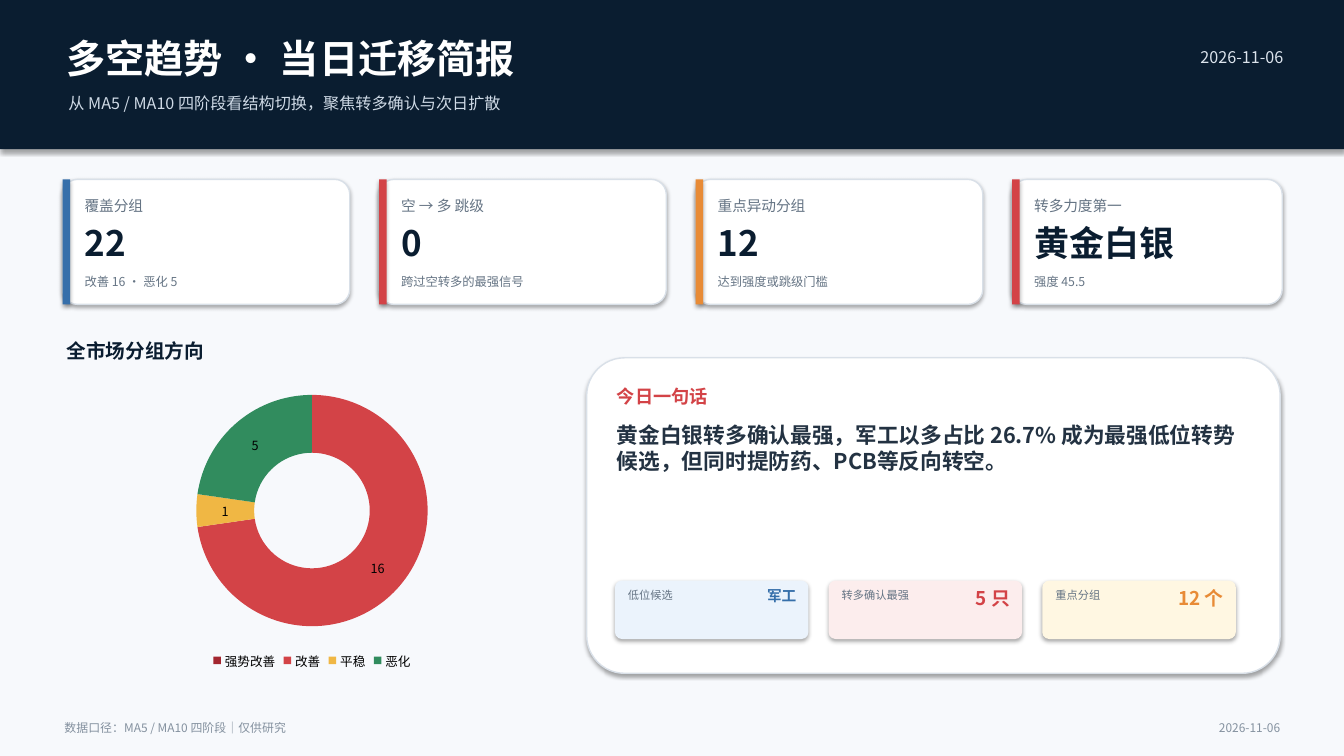
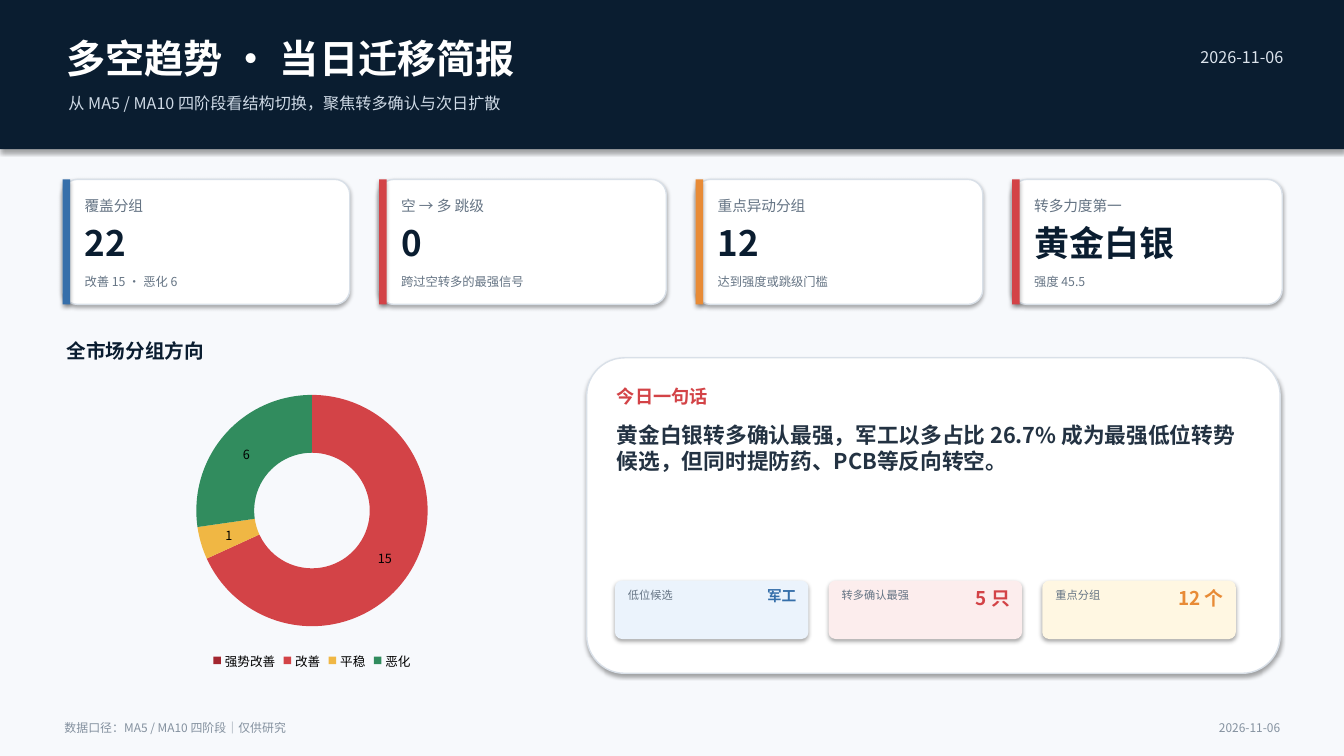
Before and after one commit to nancybhc/a-share-blast-lab, a slide deck: slide 1 of assets/多空阶段简报_2026-11-06.pptx. Drawn at 1344x756 pixels with LibreOffice and Linux fonts; fonts in the diff are those of the drawing. Boxes give left, top, right and bottom in pixels: in the first picture for what was removed or moved away, otherwise in the second. Text is boxed around its words. In the diff, an @@ line names an element or a change of style, - is before the commit and + after.

```diff
--- a/assets/多空阶段简报_2026-11-06.pptx
+++ b/assets/多空阶段简报_2026-11-06.pptx
@@ doughnut chart at box(73, 381, 552, 674) @@
@@ Series 1, 改善: 16 to 15 @@
@@ Series 1, 恶化: 5 to 6 @@
```
Also in this commit, not shown: 3 other slides changed, 6 other files.
